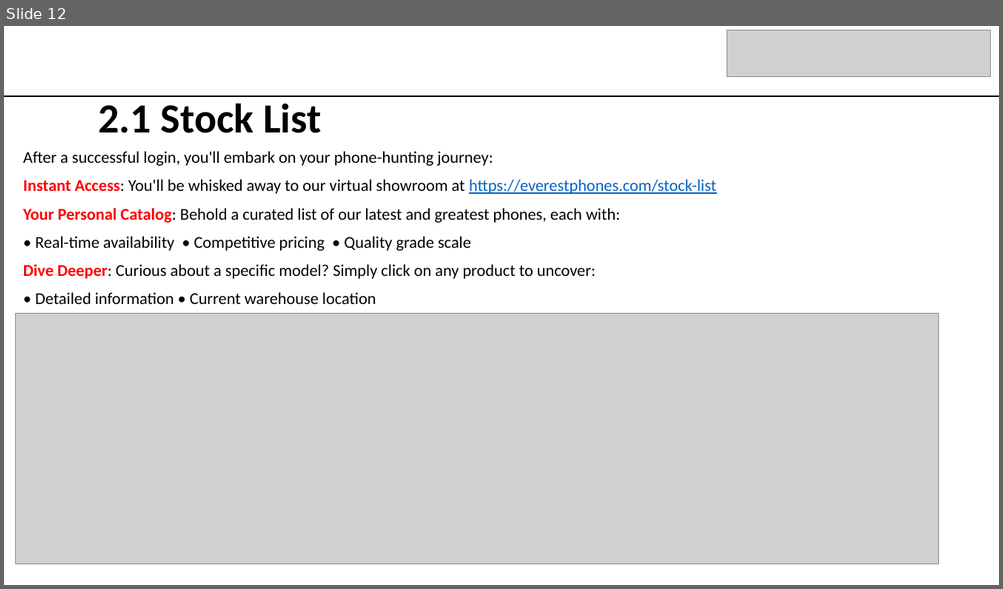
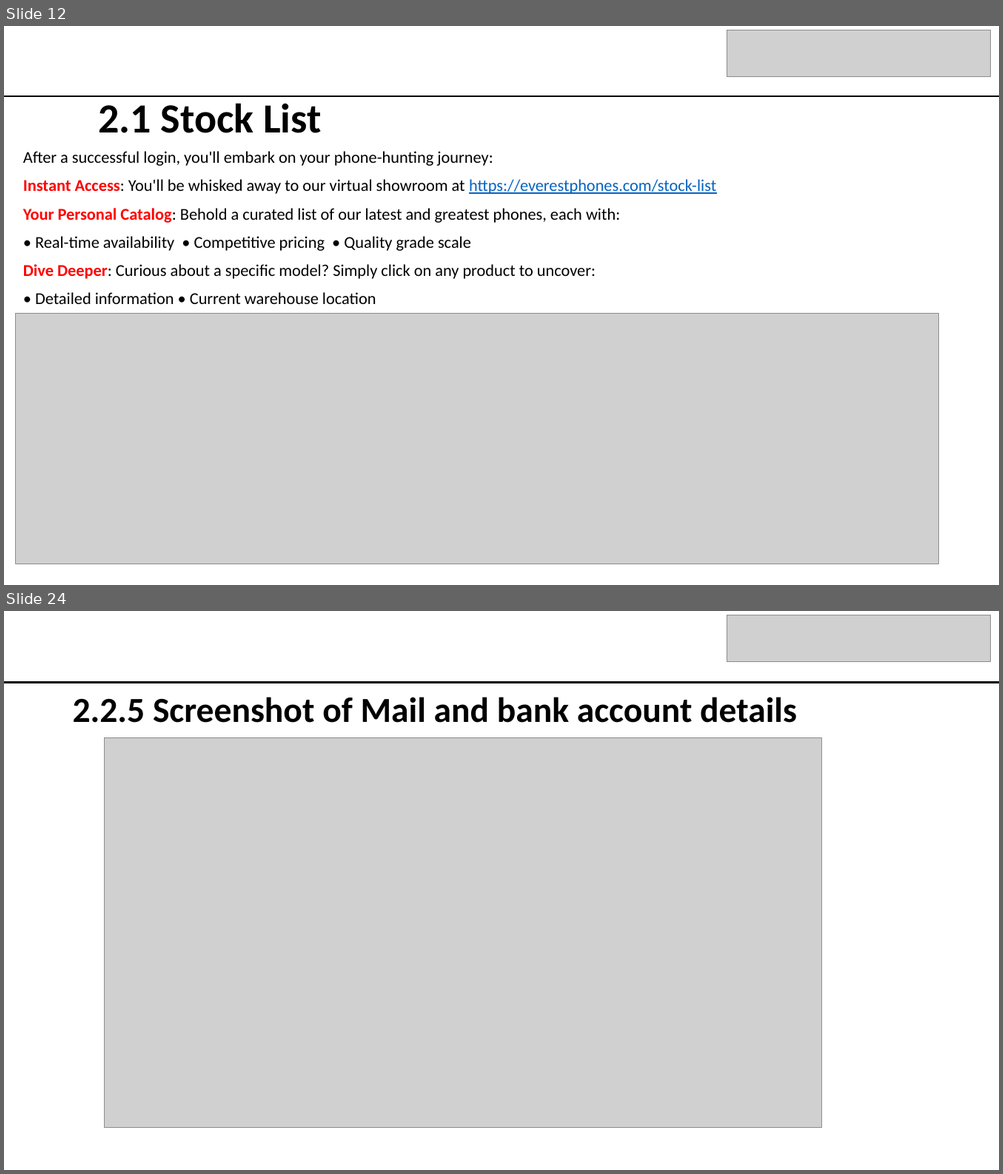
Before and after one commit to bidhan948/Everest-Phones-User-Manual, a slide deck: EVEREST PHONES.pptx. Shown one above the other, each under a label of ours: slide 12 before the commit, slides 12 and 24 after it; the slides between them are not shown. The pictures are 1003x589 and 1003x1174 pixels, drawn with LibreOffice and Linux fonts; fonts in the diff are those of the drawing; grey boxes stand for pictures. Boxes give left, top, right and bottom in pixels: in the first picture for what was removed or moved away, otherwise in the second. Text is boxed around its words. In the diff, an @@ line names an element or a change of style, - is before the commit and + after.

```diff
--- a/EVEREST PHONES.pptx
+++ b/EVEREST PHONES.pptx
@@ slide 24 added at (4, 611, 999, 1170), background #FFFFFF @@
@@ picture added at (727, 615, 990, 663) @@
@@ line added from (4, 683) to (999, 683), #000000 1.5 pt @@
@@ title added at (73, 697, 797, 723), 34 pt, text #000000, bold @@
+2.2.5 Screenshot of Mail and bank account details
@@ picture added at (105, 738, 822, 1128) @@
```
Also in this commit, not shown: 4 slides changed, 8 other slides added.
